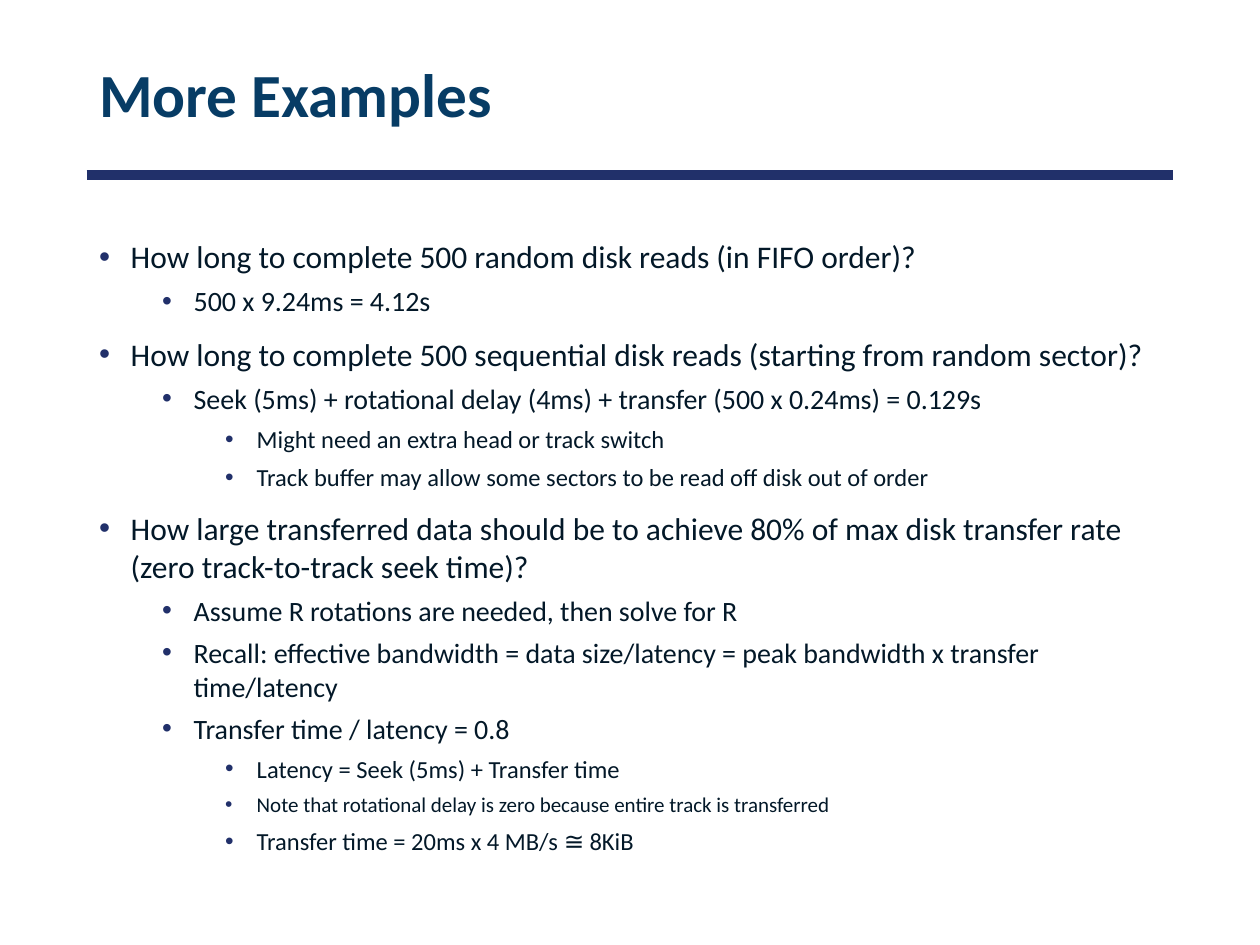
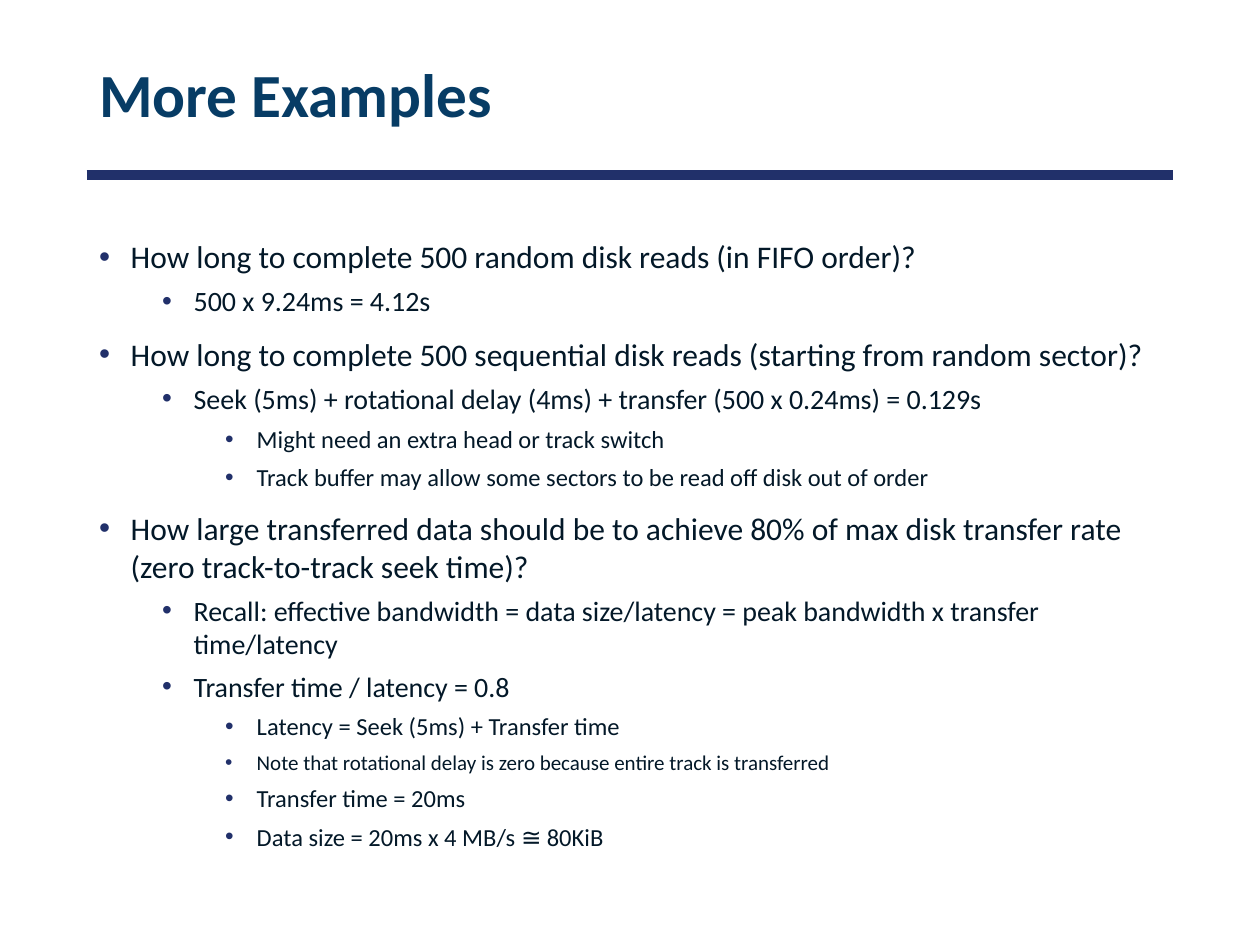
Before and after one commit to smajidzahedi/ECE350, a slide deck: slide 42 of Lectures/10-io.pptx. Drawn at 1260x945 pixels with LibreOffice and Linux fonts; fonts in the diff are those of the drawing. Boxes give left, top, right and bottom in pixels: in the first picture for what was removed or moved away, otherwise in the second. Text is boxed around its words. In the diff, an @@ line names an element or a change of style, - is before the commit and + after.

```diff
--- a/Lectures/10-io.pptx
+++ b/Lectures/10-io.pptx
@@ text at (194,601,737,625): paragraph removed @@
-  • Assume R rotations are needed, then solve for R
@@ text at (257,790,604,847): text changed @@
-    • Transfer time = 20ms x 4 MB/s ≅ 8KiB
+    • Transfer time = 20ms
+    • Data size = 20ms x 4 MB/s ≅ 80KiB
```
Also in this commit, not shown: 2 other slides changed, 1 other file.
